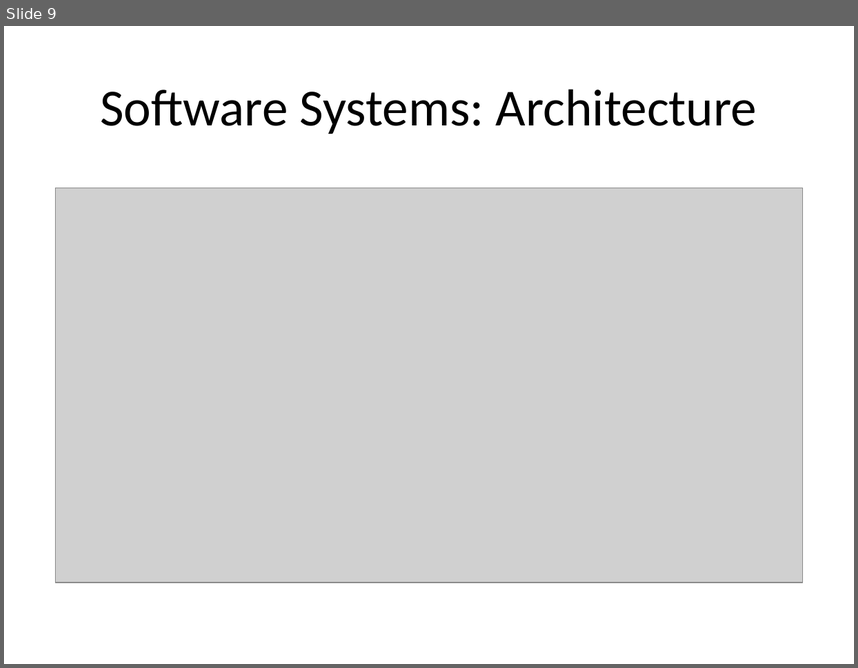
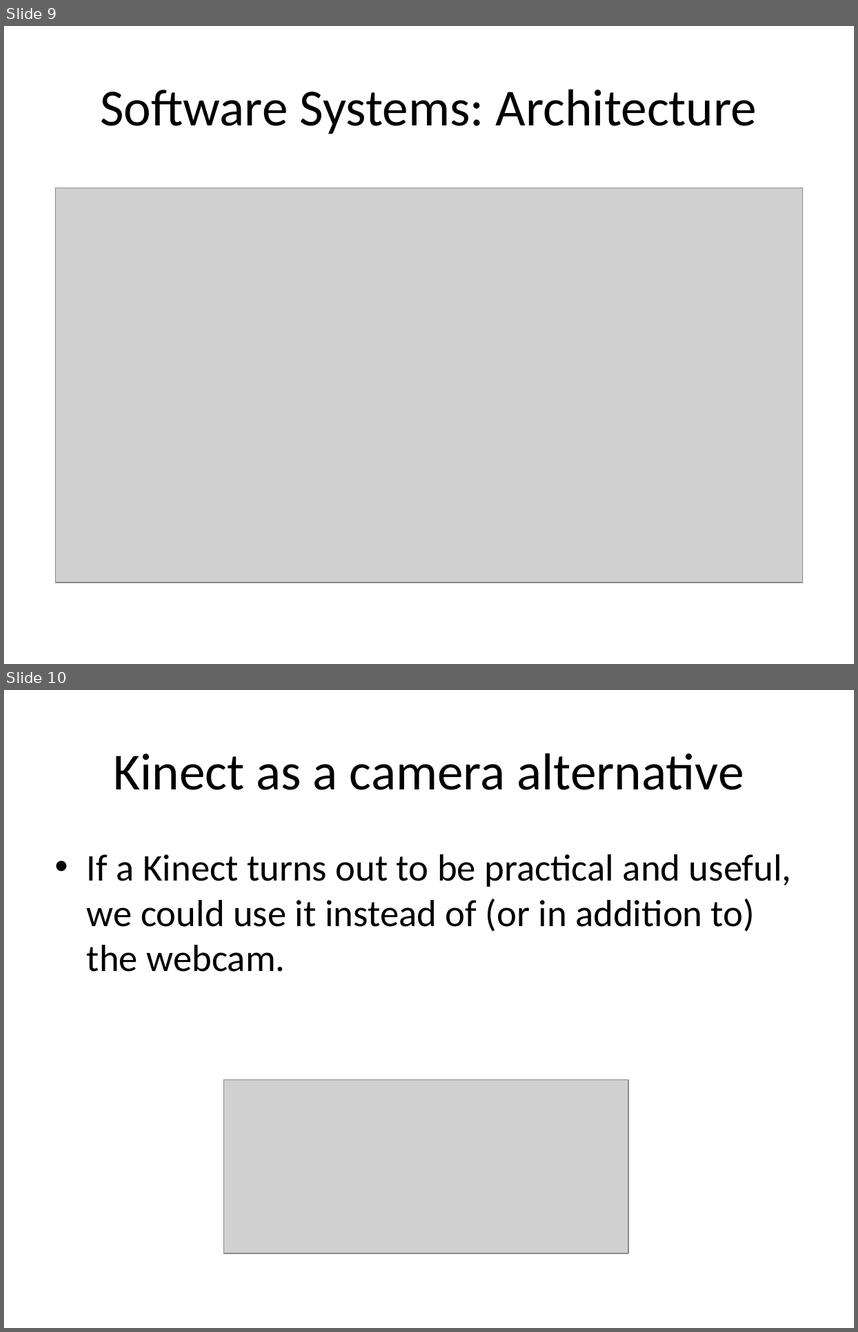
Before and after one commit to nforrester/6.141_labs, a slide deck: Other/Dryrun Proposal/Dryrun.ppt. Shown one above the other, each under a label of ours: slide 9 before the commit, slides 9 and 10 after it. The pictures are 858x668 and 858x1332 pixels, drawn with LibreOffice and Linux fonts; fonts in the diff are those of the drawing; grey boxes stand for pictures. Boxes give left, top, right and bottom in pixels: in the first picture for what was removed or moved away, otherwise in the second. Text is boxed around its words. In the diff, an @@ line names an element or a change of style, - is before the commit and + after.

```diff
--- a/Other/Dryrun Proposal/Dryrun.ppt
+++ b/Other/Dryrun Proposal/Dryrun.ppt
@@ slide 10 added at [4,690,854,1328], background #FFFFFF @@
@@ title added at [113,753,744,790], 44 pt, text #000000 @@
+Kinect as a camera alternative
@@ text added at [87,854,792,972], 32 pt, text #000000 @@
+• If a Kinect turns out to be practical and useful, we could use it instead of (or in addition to) the webcam.
@@ picture added at [223,1079,628,1253] @@
```
Also in this commit, not shown: 1 other slide added, 3 slides removed, 1 other file.
